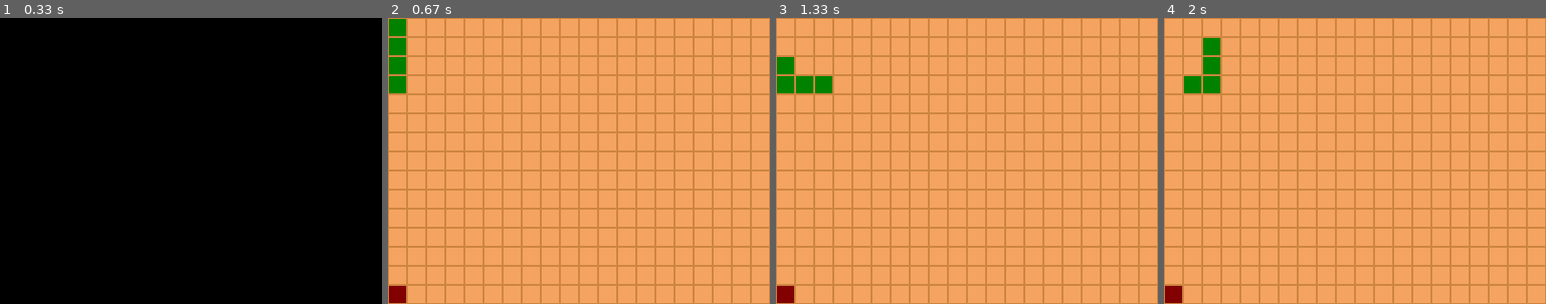
Above: before the commit, frames 1-4 (left to right).
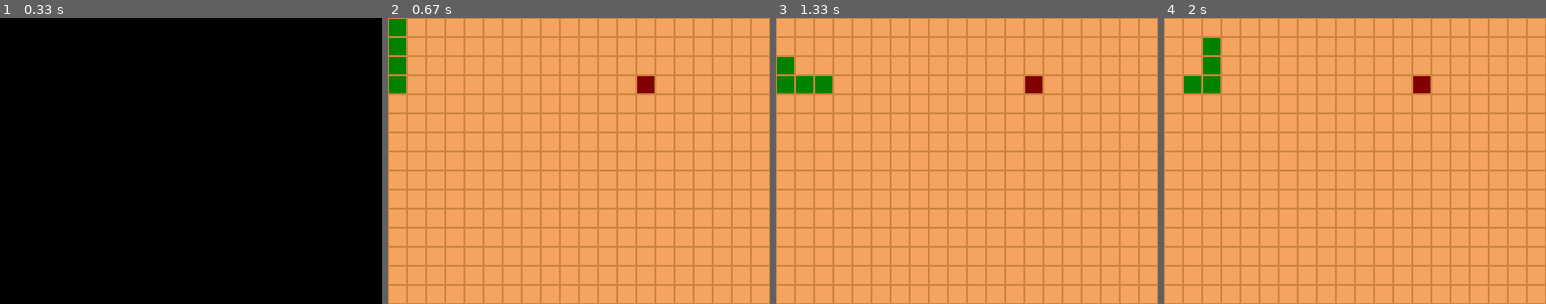
Above: after the commit, the same moments.

Repository: tjmlehtinen/kodarit2_syksy_2025
Game: pygame game, started from matopeli.py
Two runs of this game, one before a commit and one after it. Both use one fixed random seed, a clock stepped at 60 frames per second and the inputs below.
Inputs:
- Up to frame 1 (0.33 s): no input
- Up to frame 2 (0.67 s): hold Right from 0.33 s (still down)
- Up to frame 3 (1.33 s): release Right at 0.8 s; hold Up from 0.83 s (still down)
- Up to frame 4 (2 s): release Up at 1.33 s; hold Right from 1.37 s (still down)

Frame 1 is identical in both runs. In frame 2, 0.5% of the frame differs, in the area x 0-70%, y 20-100%; in frame 3, 0.5%; in frame 4, 0.5%.

Commit message:
24112025

Diff:
--- a/matopeli.py
+++ b/matopeli.py
@@ -46,7 +46,11 @@
 def arvo_ruoka():
     x = random.randrange(LEVEYS)
     y = random.randrange(KORKEUS)
-    return (x, y)
+    uusi_ruoka = (x, y)
+    if uusi_ruoka in mato:
+        print("Ruoka arvottiin madon sisään")
+        return arvo_ruoka()
+    return uusi_ruoka
 
 ruoka = arvo_ruoka()
 
@@ -90,6 +94,13 @@
         return True
     return False
 
+# osuuko mato itseensä
+def mato_osuu_itseensa():
+    if mato[-1] in mato[0:-1]:
+        print("Mato osui itseensä")
+        return True
+    return False
+
 # kello
 kello = pygame.time.Clock()
 
@@ -122,7 +133,7 @@
     piirra_mato()
     pygame.display.update()
     liikuta_matoa()
-    if mato_yli_reunan():
+    if mato_yli_reunan() or mato_osuu_itseensa():
         break
 
 print("Madon pituus lopussa: " + str(len(mato)))
Not shown, added: nettisivu/index.html
Not shown, added: nettisivu/style.css
